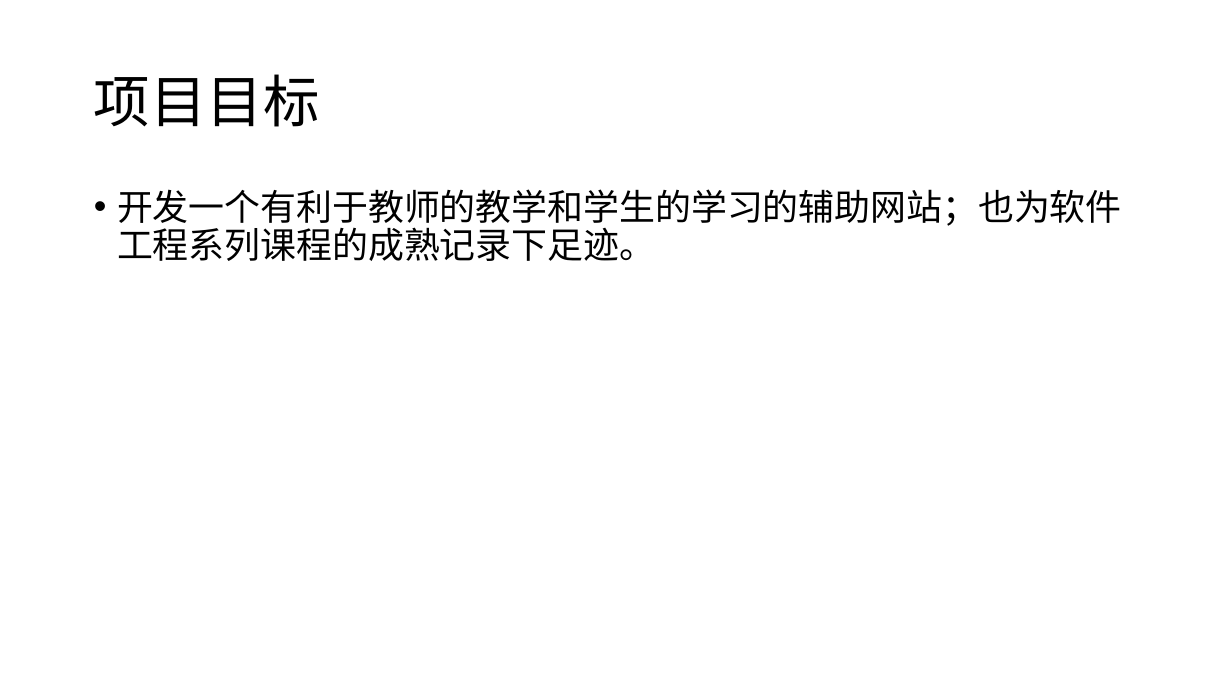
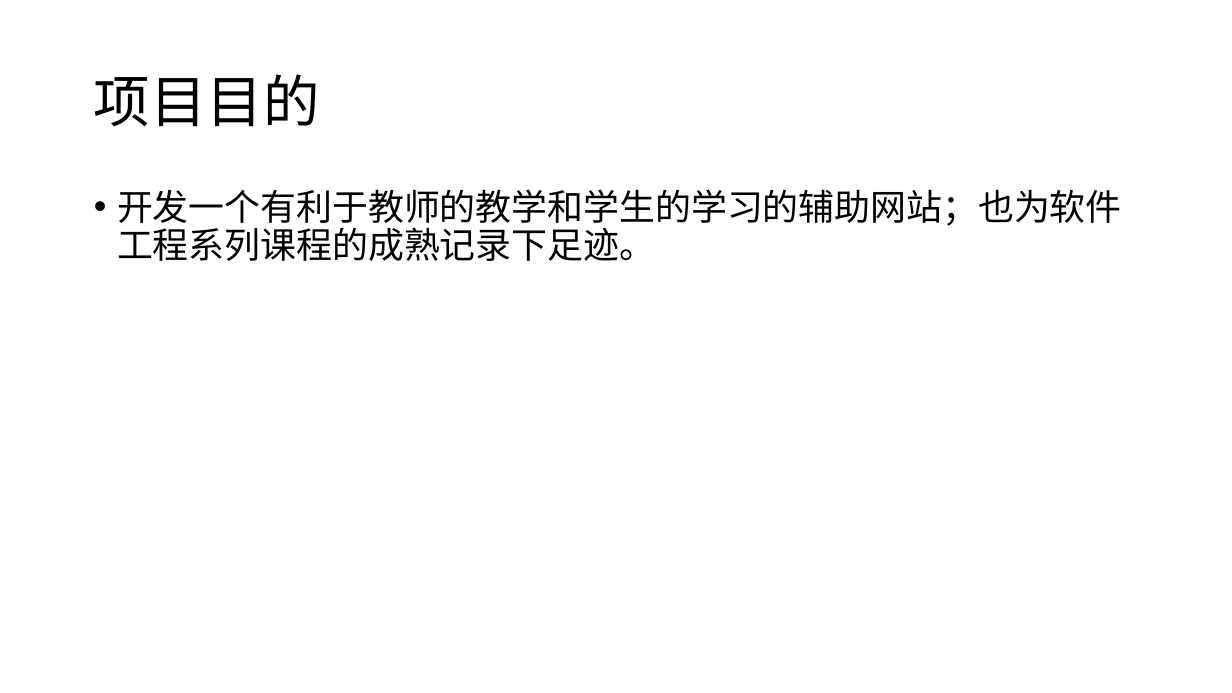
Before and after one commit to twn422/PRD2017, a slide deck: slide 12 of PRD-2017-G24/STW/受控文件/分析设计/项目总体计划/总体项目计划.pptx (slide 10 before the commit). Drawn at 1232x693 pixels with LibreOffice and Linux fonts; fonts in the diff are those of the drawing. Boxes give left, top, right and bottom in pixels: in the first picture for what was removed or moved away, otherwise in the second. Text is boxed around its words. In the diff, an @@ line names an element or a change of style, - is before the commit and + after.

Commit message:
总体项目计划正式版

```diff
--- a/PRD-2017-G24/STW/受控文件/分析设计/项目总体计划/总体项目计划.pptx
+++ b/PRD-2017-G24/STW/受控文件/分析设计/项目总体计划/总体项目计划.pptx
@@ title at (94, 74, 320, 127): text changed @@
-项目目标
+项目目的
```
Also in this commit, not shown: 8 other slides changed, 13 slides added, 1 slide removed, 6 other files.
